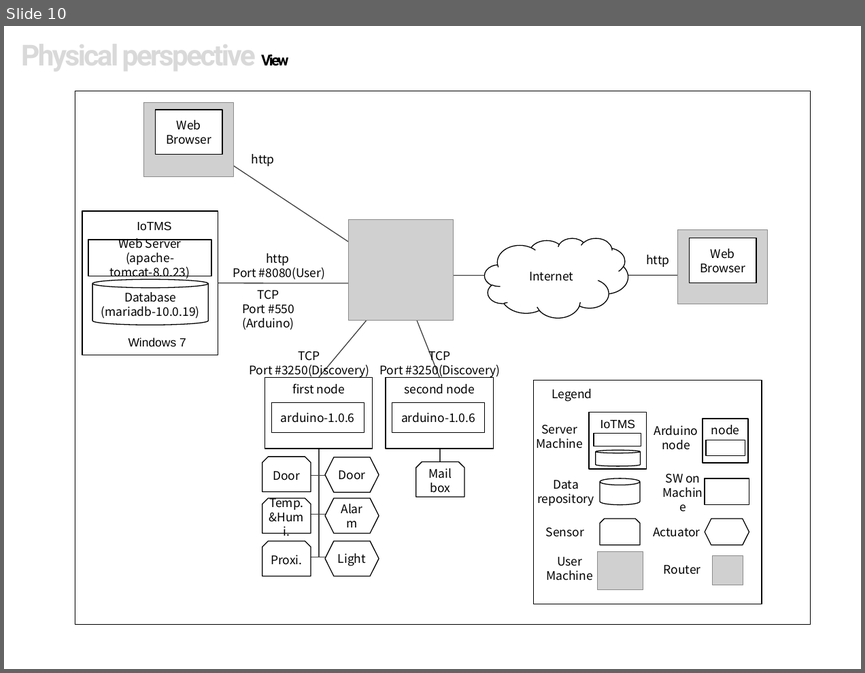
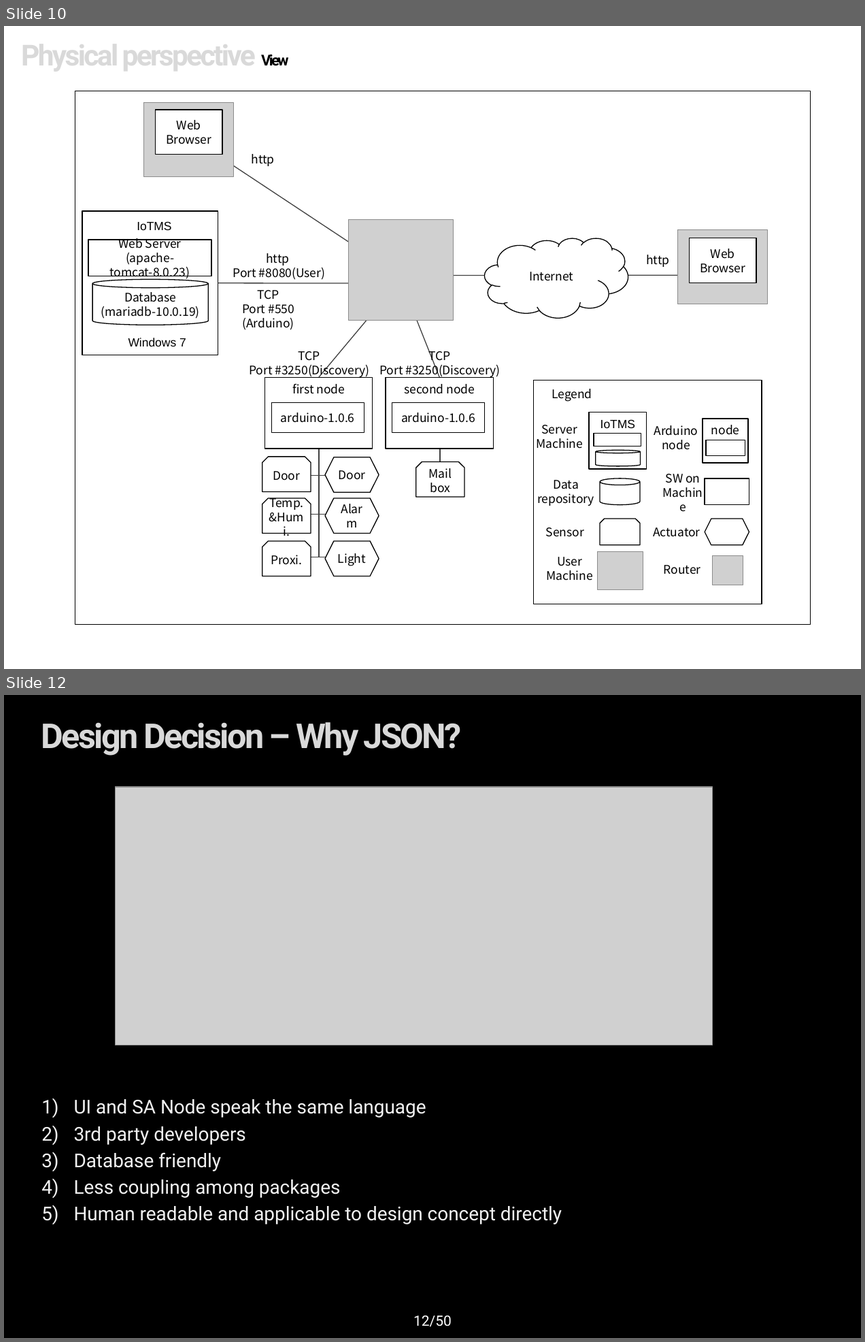
Before and after one commit to youkkwon/smarthome, a slide deck: doc/Docs/IoT System Final Presentation_0624.pptx. Shown one above the other, each under a label of ours: slide 10 before the commit, slides 10 and 12 after it; the slides between them are not shown. The pictures are 865x673 and 865x1342 pixels, drawn with LibreOffice and Linux fonts; fonts in the diff are those of the drawing; grey boxes stand for pictures; background and template pictures are left out. Boxes give left, top, right and bottom in pixels: in the first picture for what was removed or moved away, otherwise in the second. Text is boxed around its words. In the diff, an @@ line names an element or a change of style, - is before the commit and + after.

```diff
--- a/doc/Docs/IoT System Final Presentation_0624.pptx
+++ b/doc/Docs/IoT System Final Presentation_0624.pptx
@@ slide 12 added at (4,695,861,1338), background picture (left out) @@
@@ title added at (41,722,462,756), 28.8 pt, text gradient #F2F2F2 to #D9D9D9 to #595959, bold @@
+Design Decision – Why JSON?
@@ picture added at (116,787,713,1045) @@
@@ text added at (74,1099,562,1224), 16 pt, text #F2F2F2 @@
+1) UI and SA Node speak the same language
+2) 3rd party developers
+3) Database friendly
+4) Less coupling among packages
+5) Human readable and applicable to design concept directly
@@ page number added at (413,1315,451,1327), 12 pt, text #FFFFFF @@
+12/50
```
Also in this commit, not shown: 6 other slides added.
